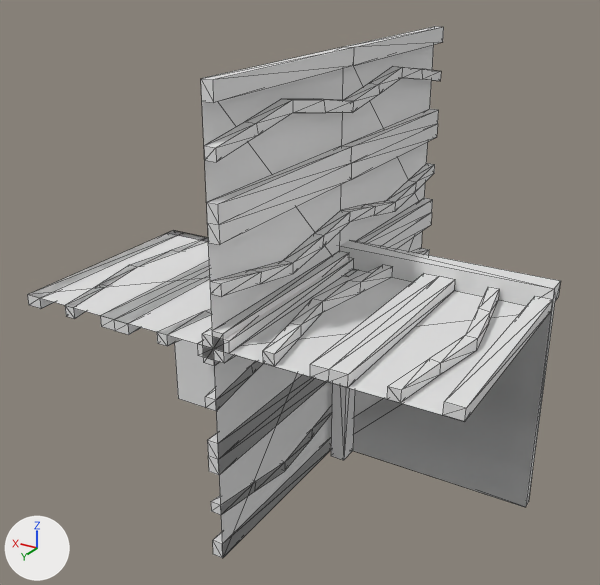
A saved change to the OBJ model Data/bmc/tiles/t_169.obj.
Camera for both pictures: a 50 mm lens placed at (-0.864, 1.621, 0.718), pointed at (0.067, 0.069, -0.058). Every picture has the same lights, and +X, +Y and +Z are marked at lower left. Mesh edges are drawn as thin lines. Where no turn or scale is listed for an object, it has been applied to the vertices.

Names of what the first picture shows: 't_169'.
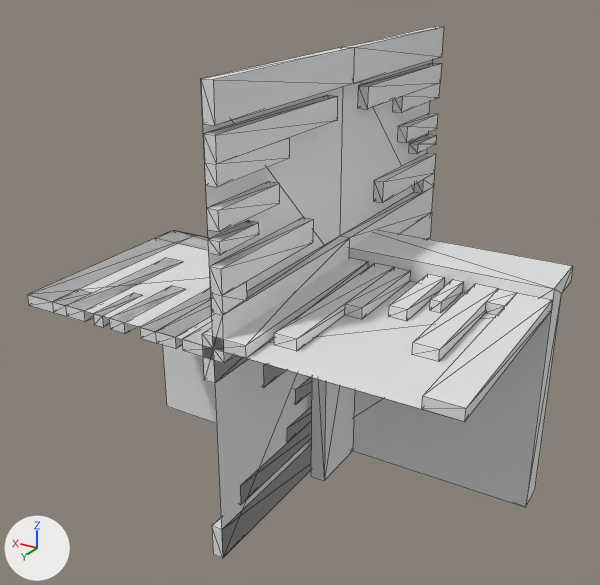
Edits to the scene script, one JSON object a line:
```json
{"block": "me_t_169", "where": "# used by ob_t_169; location = (0.0, 0.0, 0.0)"}
{"op": "remove", "block": "me_t_169", "code": "me_t_169.from_pydata(...)  # 388 vertices, 765 faces; spans x -0.5..0.5, y -0.5..0.5, z -0.5..0.5"}
{"op": "add", "block": "me_t_169", "code": "me_t_169.from_pydata(...)  # 340 vertices, 626 faces; spans x -0.5..0.5, y -0.5..0.5, z -0.5..0.5"}
{"block": "me_t_169", "change": "me_t_169 part 1: a new loose piece, a box spanning x -0.025..0.0, y 0.3..0.5, z 0.237..0.277"}
{"block": "me_t_169", "change": "me_t_169 part 2: a new loose piece, a box spanning x -0.025..0.0, y -0.5..-0.3, z 0.237..0.277"}
{"block": "me_t_169", "change": "me_t_169 part 3: a new loose piece, a box spanning x -0.025..0.0, y 0.374..0.5, z 0.193..0.218"}
{"block": "me_t_169", "change": "me_t_169 part 4: a new loose piece, a box spanning x -0.025..0.0, y -0.5..-0.374, z 0.193..0.218"}
{"block": "me_t_169", "change": "me_t_169 part 5: a new loose piece, a box spanning x 0.282..0.307, y 0.374..0.5, z -0.025..0.0"}
{"block": "me_t_169", "change": "me_t_169 part 6: a new loose piece, a box spanning x -0.307..-0.282, y 0.0..0.126, z 0.0..0.025"}
{"block": "me_t_169", "change": "me_t_169 part 7: a new loose piece, a box spanning x 0.223..0.263, y 0.3..0.5, z -0.025..0.0"}
{"block": "me_t_169", "change": "me_t_169 part 8: a new loose piece, a box spanning x -0.263..-0.223, y 0.0..0.2, z 0.0..0.025"}
{"block": "me_t_169", "change": "me_t_169 part 9: the loose piece of 38 vertices spanning x -0.025..0.025, y -0.5..0.5, z -0.429..-0.362 is rebuilt with 25 vertices and now spans x -0.025..0.025, y -0.429..0.429, z -0.408..-0.318"}
{"block": "me_t_169", "change": "me_t_169 part 10: the loose piece of 36 vertices spanning x -0.025..0.0, y -0.5..0.5, z 0.362..0.429 is rebuilt with 14 vertices and now spans x -0.025..0.0, y -0.5..-0.071, z 0.318..0.408"}
{"block": "me_t_169", "change": "me_t_169 part 11: the loose piece of 21 vertices spanning x -0.025..0.025, y -0.5..0.5, z -0.288..-0.212 is rebuilt with 14 vertices and now spans x -0.025..0.025, y -0.2..0.2, z -0.277..-0.237"}
{"block": "me_t_169", "change": "me_t_169 part 12: the loose piece of 20 vertices spanning x 0.071..0.138, y 0.0..0.5, z -0.025..0.0 is rebuilt with 14 vertices and now spans x 0.092..0.182, y 0.071..0.5, z -0.025..0.0"}
{"block": "me_t_169", "change": "me_t_169 part 13: the loose piece of 20 vertices spanning x -0.138..-0.071, y 0.0..0.5, z 0.0..0.025 is rebuilt with 14 vertices and now spans x -0.182..-0.092, y 0.0..0.429, z 0.0..0.025"}
{"block": "me_t_169", "change": "me_t_169 part 14: a new loose piece of 14 vertices spanning x -0.025..0.0, y 0.071..0.5, z 0.318..0.408"}
{"block": "me_t_169", "change": "me_t_169 part 15: the loose piece of 12 vertices spanning x -0.287..-0.213, y 0.0..0.5, z 0.0..0.025 is deleted"}
{"block": "me_t_169", "change": "me_t_169 part 16: the loose piece of 12 vertices spanning x 0.213..0.287, y 0.0..0.5, z -0.025..0.0 is deleted"}
{"block": "me_t_169", "change": "me_t_169 part 17: 192 vertices removed from x -0.5..0.5, y -0.5..0.5, z -0.5..0.463; 130 vertices added at x -0.5..0.5, y -0.5..0.5, z -0.5..0.425"}
```

Where the change shows, as pixel boxes [x1, y1, x2, y2] in the pictures (600 x 585 px; the box of a moved part takes in the faces that stretch with it):
```json
{"object": "t_169", "change": "reshaped", "before": [27, 26, 560, 558], "after": [27, 26, 573, 558]}
{"part": 1, "of": "me_t_169", "change": "added", "after": [207, 181, 280, 232]}
{"part": 2, "of": "me_t_169", "change": "added", "after": [398, 113, 438, 143]}
{"part": 3, "of": "me_t_169", "change": "added", "after": [208, 220, 259, 255]}
{"part": 4, "of": "me_t_169", "change": "added", "after": [409, 134, 437, 154]}
{"part": 5, "of": "me_t_169", "change": "added", "after": [93, 293, 143, 327]}
{"part": 6, "of": "me_t_169", "change": "added", "after": [430, 279, 464, 313]}
{"part": 7, "of": "me_t_169", "change": "added", "after": [109, 287, 185, 334]}
{"part": 8, "of": "me_t_169", "change": "added", "after": [389, 274, 445, 321]}
{"part": 9, "of": "me_t_169", "change": "rebuilt", "before": [211, 406, 332, 515], "after": [240, 407, 311, 504]}
{"part": 10, "of": "me_t_169", "change": "rebuilt", "before": [204, 66, 441, 162], "after": [357, 63, 442, 113], "on screen": "64% narrower, 47% shorter"}
{"part": 11, "of": "me_t_169", "change": "rebuilt", "before": [208, 375, 327, 475], "after": [296, 377, 312, 403]}
{"part": 12, "of": "me_t_169", "change": "rebuilt", "before": [157, 309, 212, 346], "after": [140, 288, 212, 349]}
{"part": 13, "of": "me_t_169", "change": "rebuilt", "before": [263, 265, 393, 366], "after": [274, 263, 411, 351], "on screen": "13% shorter"}
{"part": 14, "of": "me_t_169", "change": "added", "after": [203, 95, 337, 187]}
{"part": 15, "of": "me_t_169", "change": "deleted", "before": [310, 273, 455, 387]}
{"part": 16, "of": "me_t_169", "change": "deleted", "before": [100, 261, 210, 335]}
{"part": 17, "of": "me_t_169", "change": "moved or reshaped", "before": [27, 27, 560, 558], "after": [27, 27, 573, 558]}
```
